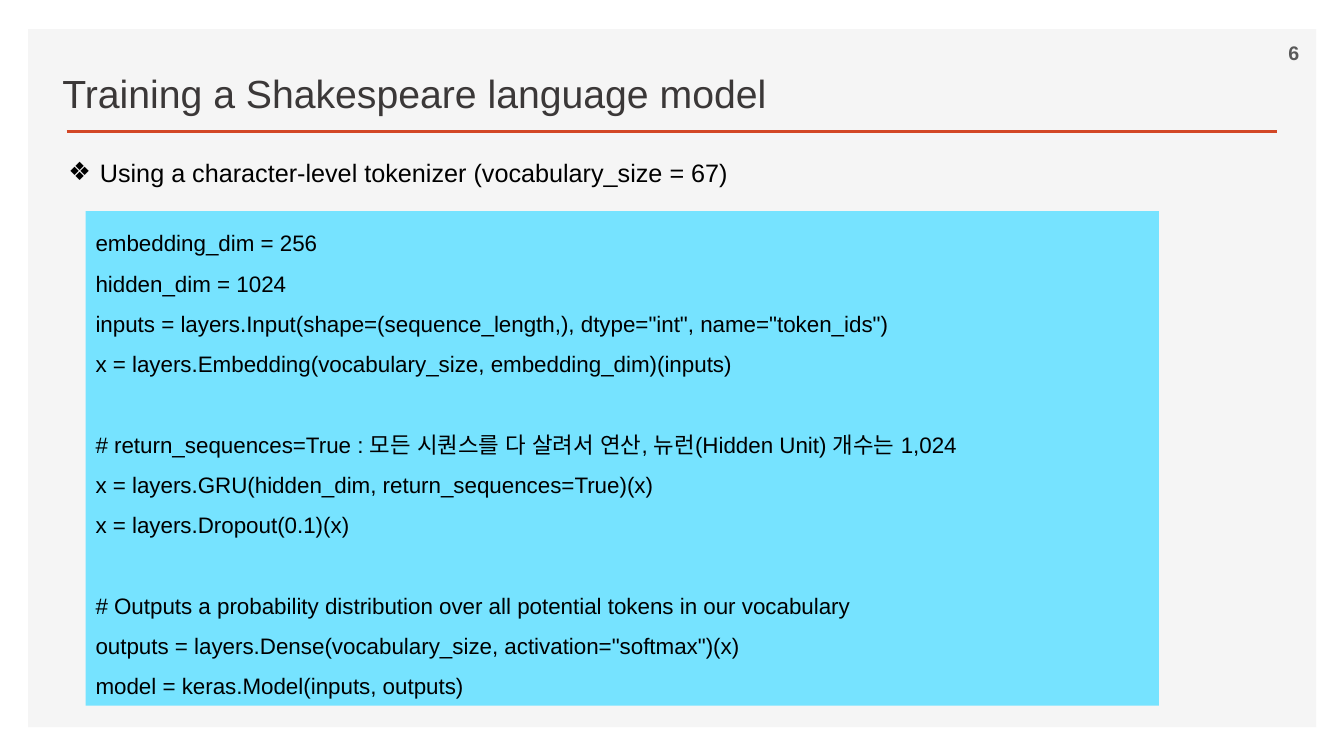
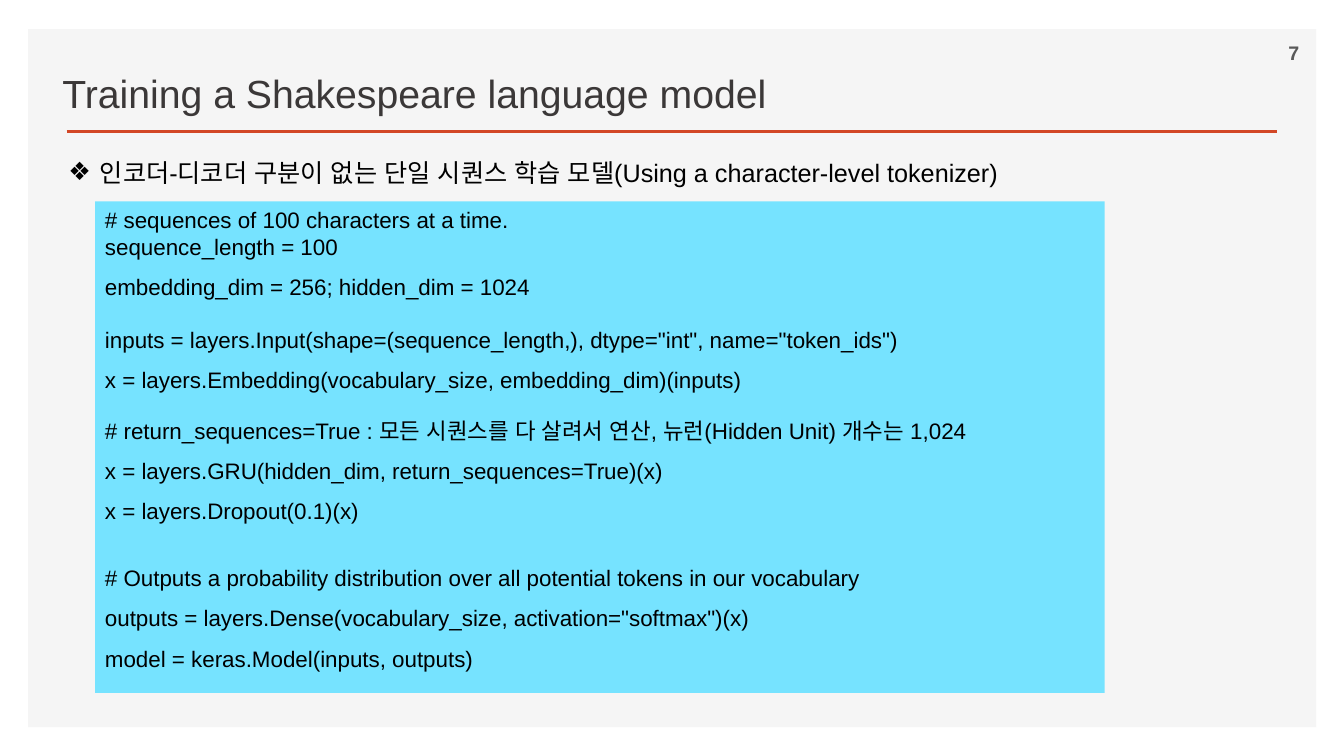
Before and after one commit to ancestor9/2026_Fall_Deep-Learning-with-Python, a slide deck: slide 7 of Chapter 15 Language models and the Transformer.pptx (slide 6 before the commit). Drawn at 1344x756 pixels with LibreOffice and Linux fonts; fonts in the diff are those of the drawing; background and template pictures are left out. Boxes give left, top, right and bottom in pixels: in the first picture for what was removed or moved away, otherwise in the second. Text is boxed around its words. In the diff, an @@ line names an element or a change of style, - is before the commit and + after.

```diff
--- a/Chapter 15 Language models and the Transformer.pptx
+++ b/Chapter 15 Language models and the Transformer.pptx
@@ page number at (1288,46,1299,60): text changed @@
-6
+7
@@ text at (100,161,998,188): text changed @@
-❖ Using a character-level tokenizer (vocabulary_size = 67)
+❖ 인코더-디코더 구분이 없는 단일 시퀀스 학습 모델(Using a character-level tokenizer)
@@ rectangle "# sequences of 100 characters ...": place and size @@
-rectangle "# sequences of 100 characters ..." at (86,211,1159,706)
+rectangle "# sequences of 100 characters ..." at (95,202,1105,694)
@@ text in rectangle at (105,211,530,300): text changed @@
-embedding_dim = 256
-hidden_dim = 1024
+# sequences of 100 characters at a time.
+sequence_length = 100
+embedding_dim = 256; hidden_dim = 1024
```
Also in this commit, not shown: 14 other slides changed, 2 slides added, 2 slides removed.
